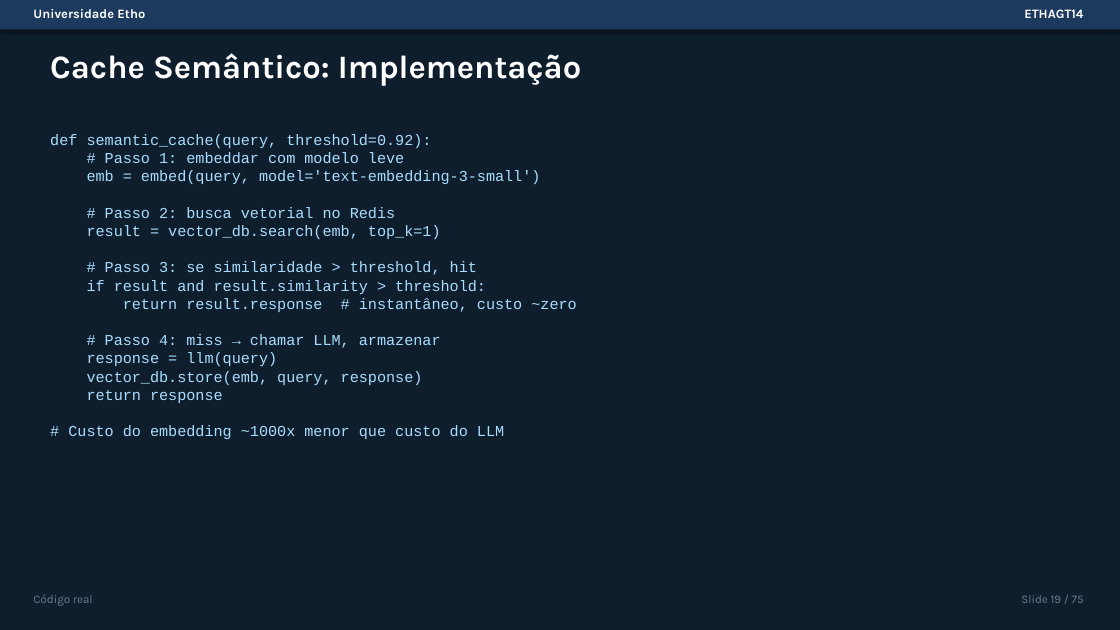
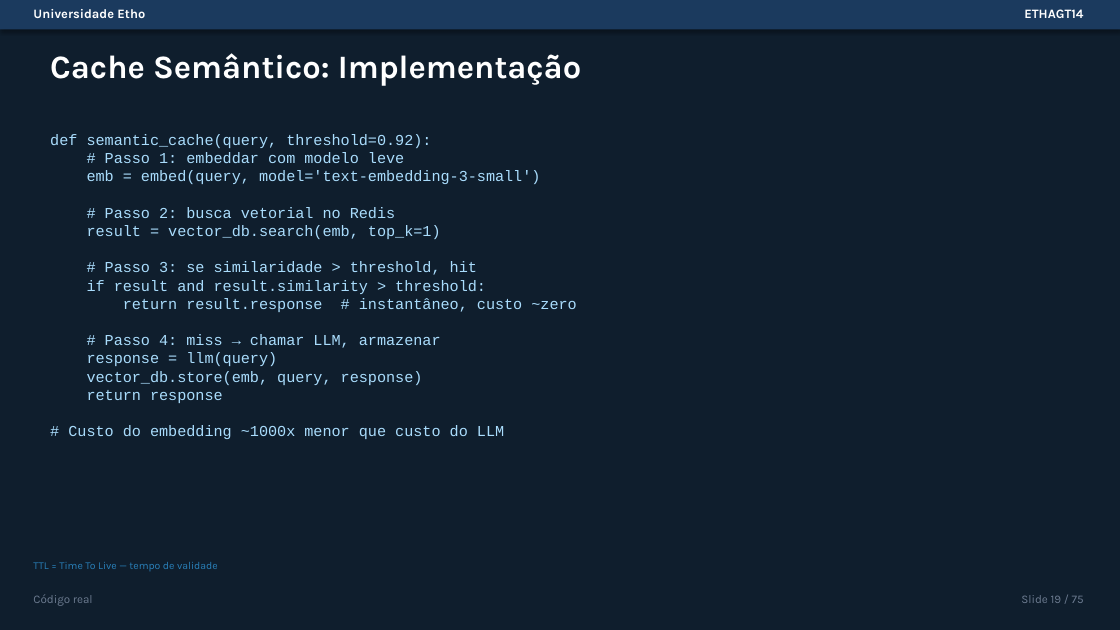
Before and after one commit to Etho-University/especializacao-programacao-agentica, a slide deck: slide 19 of 03-Slides/ETHAGT14/ETHAGT14-escalabilidade-sistemas-distribuidos.pptx. Drawn at 1120x630 pixels with LibreOffice and Linux fonts; fonts in the diff are those of the drawing. Boxes give left, top, right and bottom in pixels: in the first picture for what was removed or moved away, otherwise in the second. Text is boxed around its words. In the diff, an @@ line names an element or a change of style, - is before the commit and + after.

```diff
--- a/03-Slides/ETHAGT14/ETHAGT14-escalabilidade-sistemas-distribuidos.pptx
+++ b/03-Slides/ETHAGT14/ETHAGT14-escalabilidade-sistemas-distribuidos.pptx
@@ text added at (33, 562, 218, 571), 9 pt, text #2980B9 @@
+TTL = Time To Live — tempo de validade
```
Also in this commit, not shown: 5 other slides changed, 1 other file.
